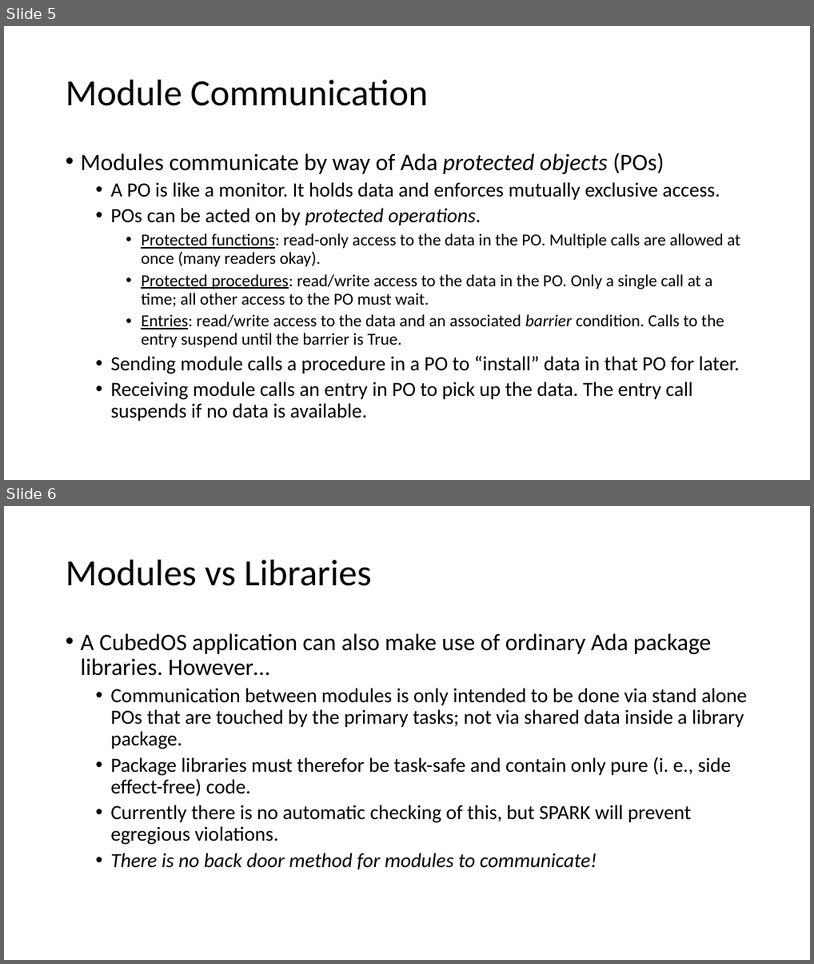
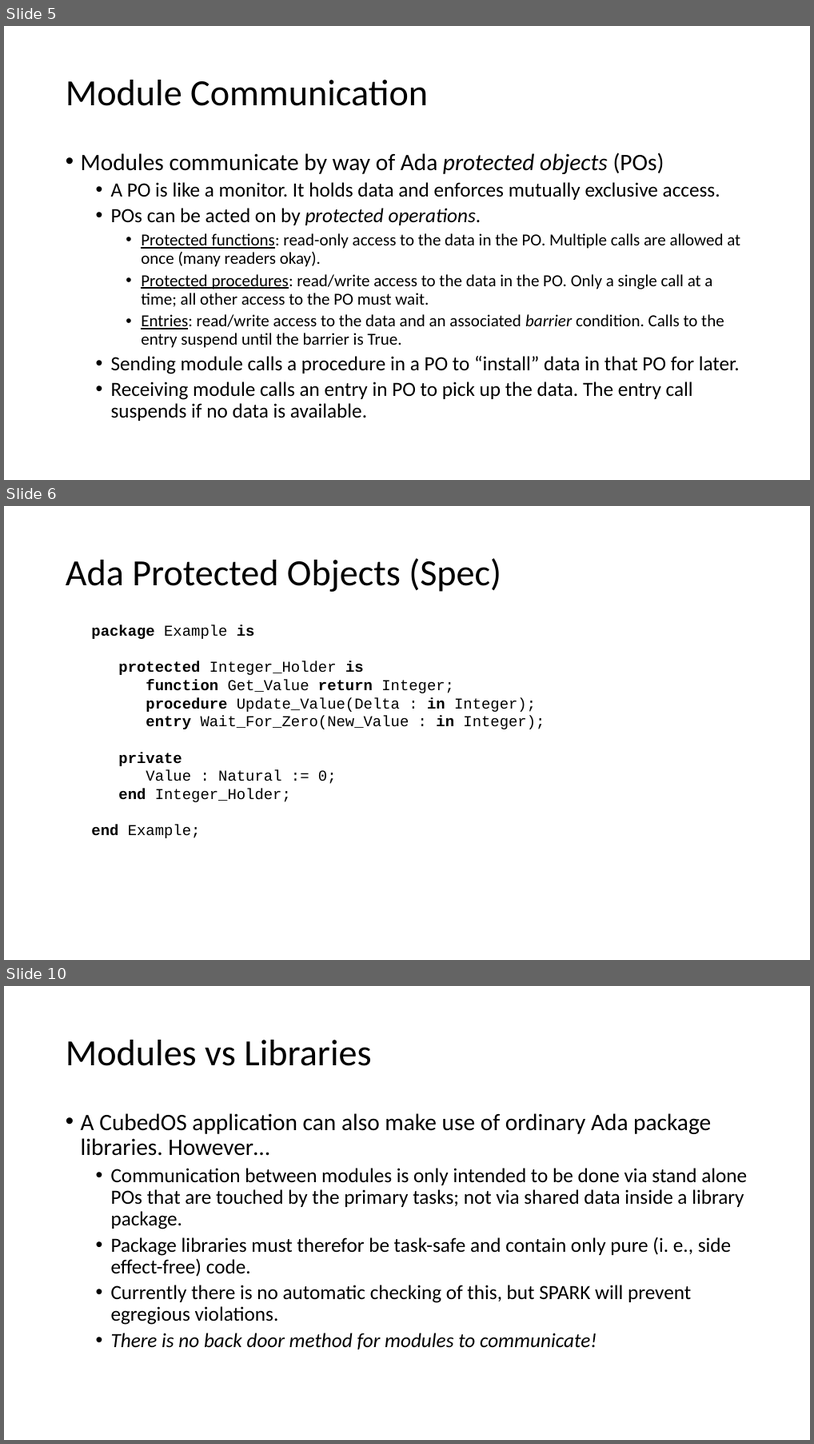
Before and after one commit to cubesatlab/cubedos, a slide deck: doc/Presentations/CubedOS-Architecture.pptx. Shown one above the other, each under a label of ours: slides 5 and 6 before the commit, slides 5, 6 and 10 after it; the slides between them are not shown. The pictures are 814x964 and 814x1444 pixels, drawn with LibreOffice and Linux fonts; fonts in the diff are those of the drawing. Boxes give left, top, right and bottom in pixels: in the first picture for what was removed or moved away, otherwise in the second. Text is boxed around its words. In the diff, an @@ line names an element or a change of style, - is before the commit and + after.

Commit message:
Added some slides showing an example of a protected object.

```diff
--- a/doc/Presentations/CubedOS-Architecture.pptx
+++ b/doc/Presentations/CubedOS-Architecture.pptx
@@ slide 6 added at (x1=4, y1=506, x2=810, y2=960), background #FFFFFF @@
@@ title added at (x1=66, y1=558, x2=502, y2=592), 44 pt, text #000000 @@
+Ada Protected Objects (Spec)
@@ text added at (x1=91, y1=625, x2=545, y2=838), 18 pt, text #000000 @@
+package Example is
+protected Integer_Holder is
+function Get_Value return Integer;
+procedure Update_Value(Delta : in Integer);
+entry Wait_For_Zero(New_Value : in Integer);
+private
+Value : Natural := 0;
+end Integer_Holder;
+end Example;
@@ what was slide 6 is now slide 10 @@
```
Also in this commit, not shown: 1 slide changed, 3 other slides added.
